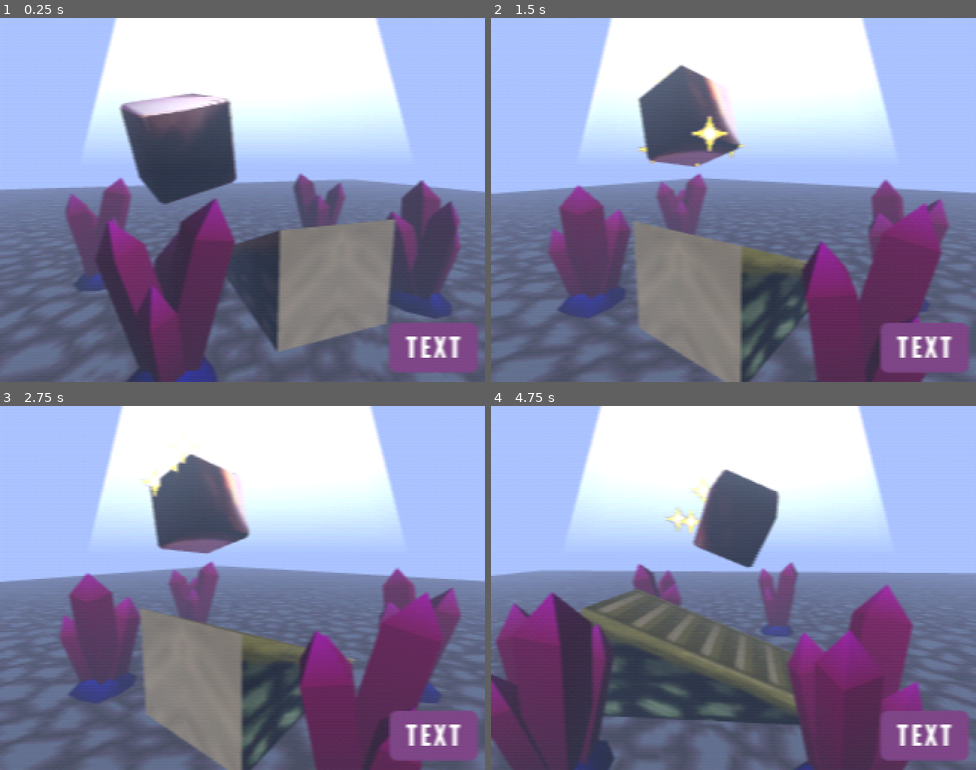
Above: before the commit, frames 1-4 (two rows, left to right).
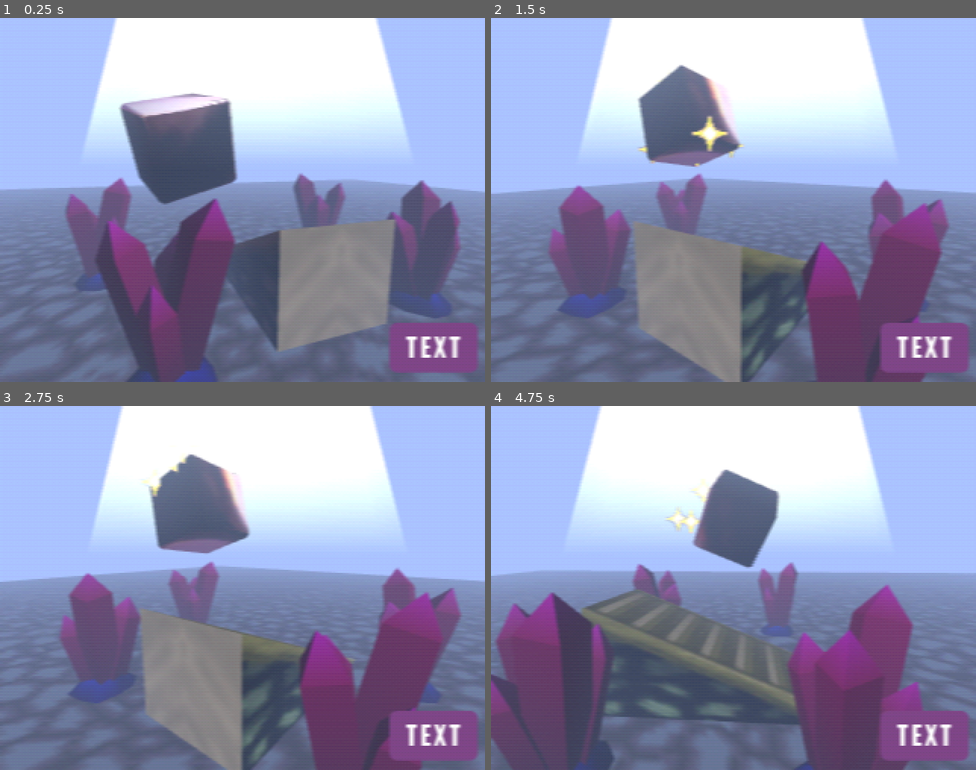
Above: after the commit, the same moments.

Repository: MenacingMecha/godot-n64-shader-demo
Game: Godot game, scene res://main.tscn
The game is run twice, just before and just after one commit, with the same random seed, the same clock (stepped at 60 frames per second) and the same inputs.
Inputs:
- Up to frame 1 (0.25 s): no input
- Up to frame 2 (1.5 s): tap Enter (ui_accept) at 0.5, 0.77 s
- Up to frame 3 (2.75 s): tap Enter (ui_accept) at 1.52 s
- Up to frame 4 (4.75 s): tap Enter (ui_accept) at 3.02, 3.77, 4.52 s

The runs differ from the first frame. In frame 1, 5.7% of the frame differs, in the area x 0-100%, y 25-90%; in frame 2, 6.0%; in frame 3, 6.2%; in frame 4, 7.4%, in the area x 0-100%, y 18-87%.

Commit message:
`world_env.tres`: Increased `fog_density`

Diff:
--- a/world/world_env.tres
+++ b/world/world_env.tres
@@ -8,4 +8,4 @@
 ambient_light_energy = 0.15
 fog_enabled = true
 fog_light_color = Color(0.666667, 0.764706, 1, 1)
-fog_density = 0.02
+fog_density = 0.035
